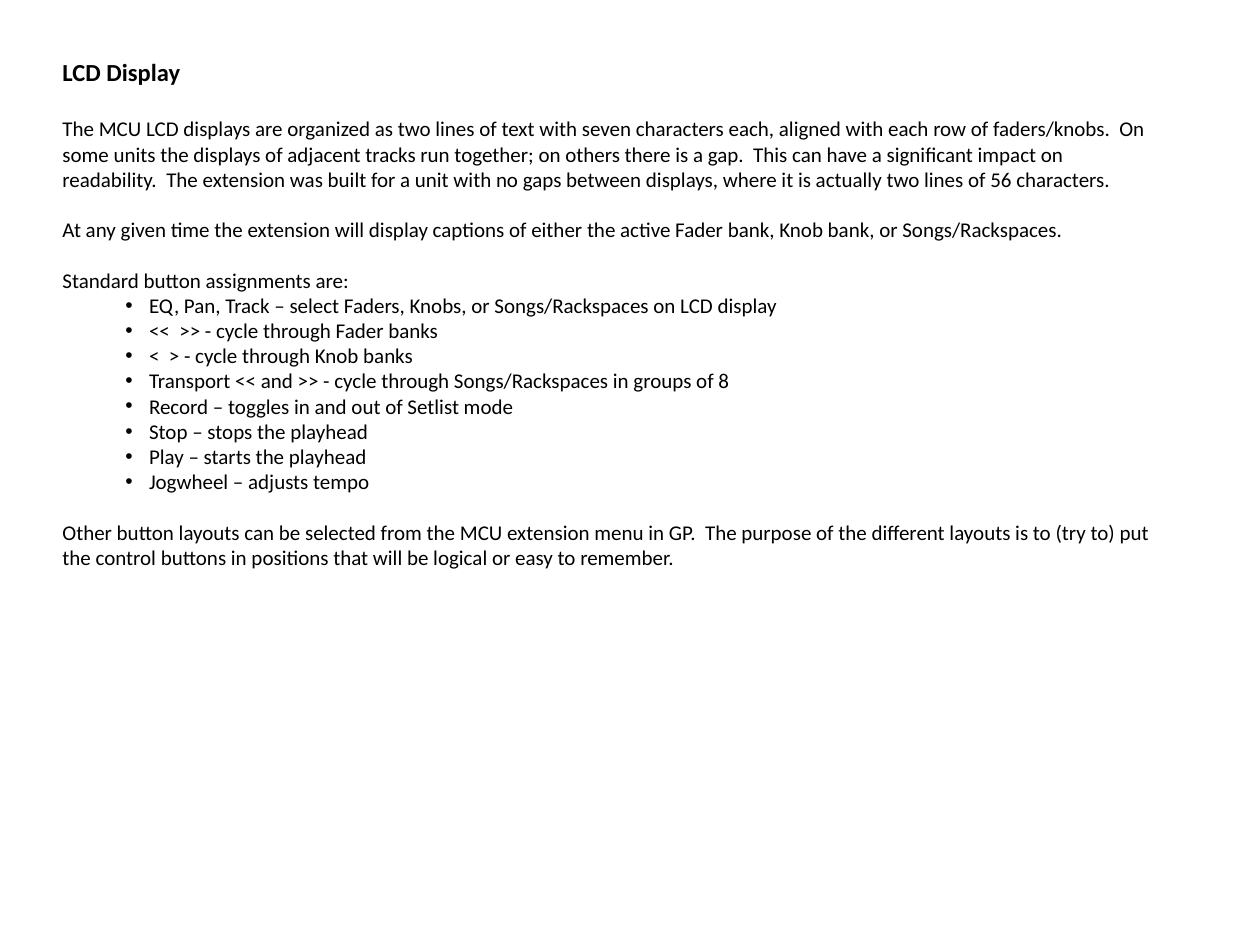
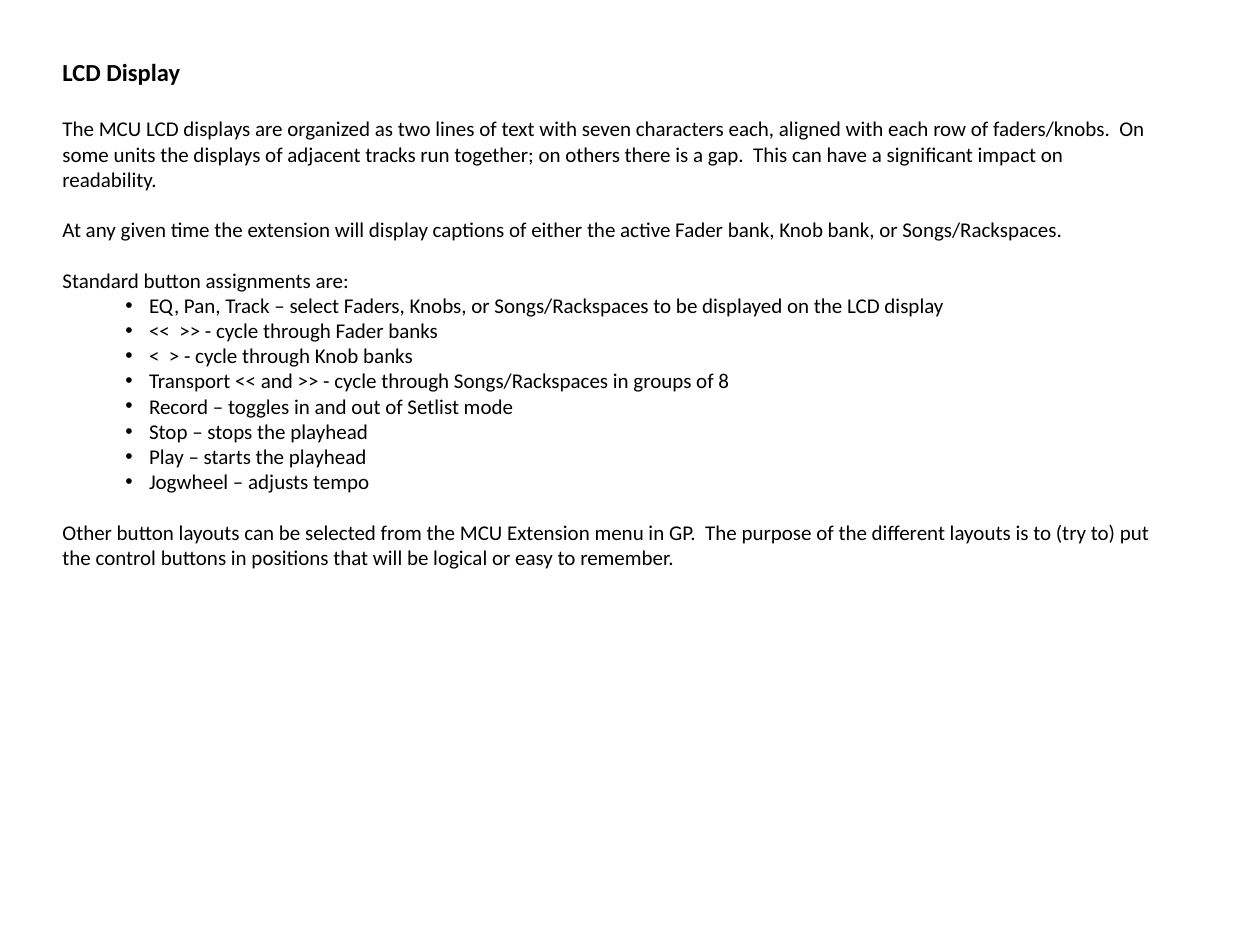
Before and after one commit to WidnerM/GP-MCU, a slide deck: slide 6 of MCU Extension.pptx. Drawn at 1260x945 pixels with LibreOffice and Linux fonts; fonts in the diff are those of the drawing. Boxes give left, top, right and bottom in pixels: in the first picture for what was removed or moved away, otherwise in the second. Text is boxed around its words. In the diff, an @@ line names an element or a change of style, - is before the commit and + after.

```diff
--- a/MCU Extension.pptx
+++ b/MCU Extension.pptx
@@ text at (62,121,1144,191): text changed @@
-The MCU LCD displays are organized as two lines of text with seven characters each, aligned with each row of faders/knobs. On some units the displays of adjacent tracks run together; on others there is a gap. This can have a significant impact on readability. The extension was built for a unit with no gaps between displays, where it is actually two lines of 56 characters.
+The MCU LCD displays are organized as two lines of text with seven characters each, aligned with each row of faders/knobs. On some units the displays of adjacent tracks run together; on others there is a gap. This can have a significant impact on readability.
@@ text at (149,298,943,317): text changed @@
-  • EQ, Pan, Track – select Faders, Knobs, or Songs/Rackspaces on LCD display
+  • EQ, Pan, Track – select Faders, Knobs, or Songs/Rackspaces to be displayed on the LCD display
@@ text at (62,525,1149,569): text changed @@
-Other button layouts can be selected from the MCU extension menu in GP. The purpose of the different layouts is to (try to) put the control buttons in positions that will be logical or easy to remember.
+Other button layouts can be selected from the MCU Extension menu in GP. The purpose of the different layouts is to (try to) put the control buttons in positions that will be logical or easy to remember.
```
Also in this commit, not shown: 7 other slides changed, 1 slide added, 9 other files.
